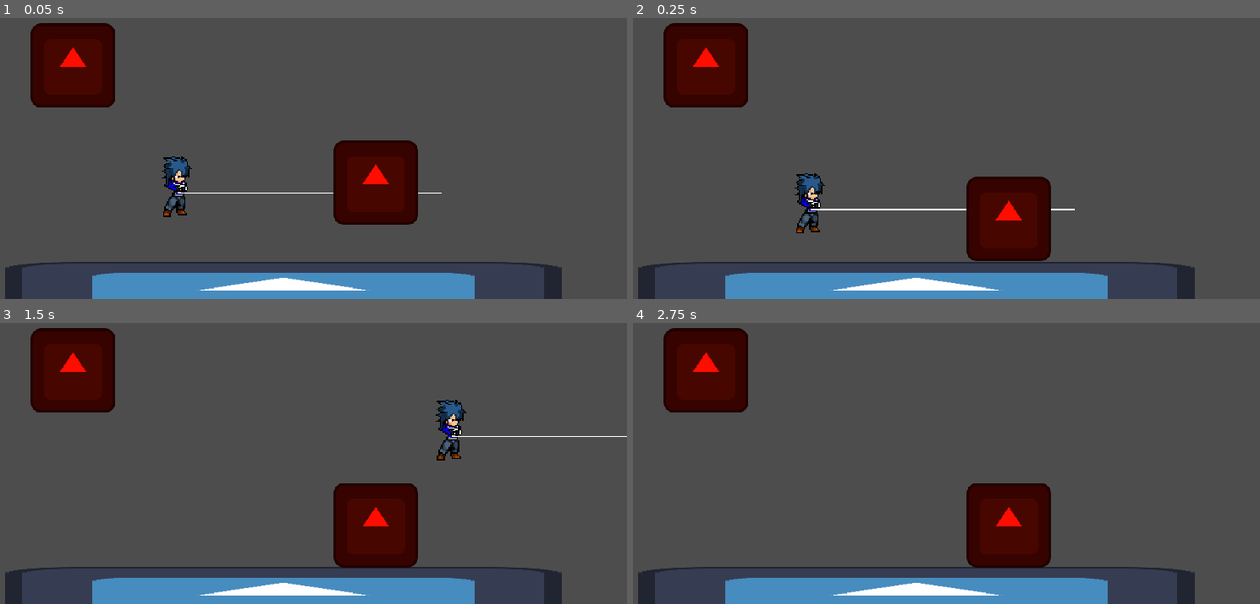
Above: before the commit, frames 1-4 (two rows, left to right).
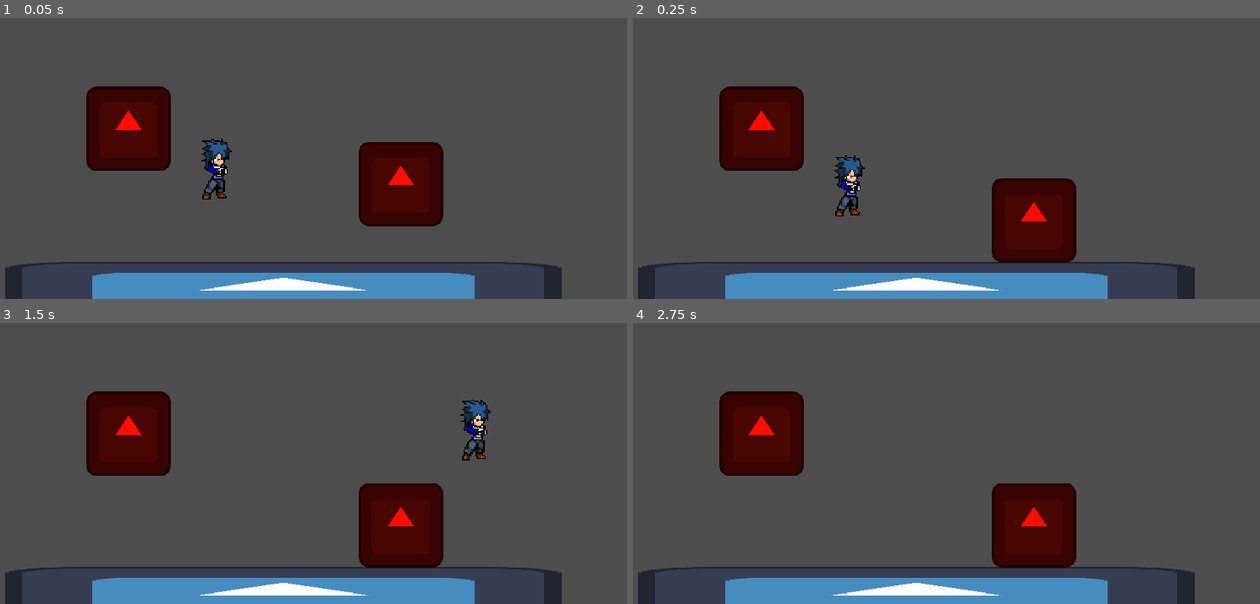
Above: after the commit, the same moments.

Repository: ChunchoMetalero/CC5408-Taller-de-Diseno-y-Desarrollo-de-Videojuegos
Game: Godot game, scene res://main.tscn
Same seed, same stepped clock (60 frames per second), same inputs: the game is played once before the commit and once after it. The engine's default icon, where the game draws it, is replaced by a stand-in: a white triangle on a blue panel in a dark square.
Inputs:
- Up to frame 1 (0.05 s): no input
- Up to frame 2 (0.25 s): no input
- Up to frame 3 (1.5 s): hold Space (light) 0.53-1.28 s; hold D (right) from 0.53 s (still down); tap W (jump) at 0.77 s; tap Space (light) at 1.35 s
- Up to frame 4 (2.75 s): tap W (jump) at 1.52 s; release D (right) at 2.03 s; hold A (left) from 2.03 s (still down); hold Space (light) from 2.03 s (still down)

The runs differ from the first frame. In frame 1, 12% of the frame differs, in the area x 4-71%, y 1-75%; in frame 2, 12%, in the area x 4-71%, y 1-88%; in frame 3, 12%; in frame 4, 10%.

Commit message:
Avance raycast

Diff:
--- a/Player.gd
+++ b/Player.gd
@@ -36,7 +36,7 @@
 	#Pruebas del Raycast
 	var space_state = get_world_2d().direct_space_state
 	var x_rayo1 = global_position.x + (200*sign_Move_input)
-	var y_rayo1 = global_position.y
+	var y_rayo1 = global_position.y + 4
 	var query = PhysicsRayQueryParameters2D.create(global_position,Vector2(x_rayo1,y_rayo1))
 	query.exclude = [self]
 	var result = space_state.intersect_ray(query)
--- /dev/null
+++ b/Rayo.gd
@@ -0,0 +1,38 @@
+extends RayCast2D
+
+
+#var is_casting = false setget set_is_casting
+
+
+
+@onready var line_2d: Line2D = $Line2D
+
+
+func _ready():
+	set_physics_process(false)
+	line_2d.points[1] = Vector2.ZERO
+	pass
+
+func _unhandled_input(event: InputEvent) -> void:
+	if event is InputEventAction:
+		if event.action == "light" and event.pressed:
+			self.is_casting = event.pressed
+
+
+
+func _physics_process(delta: float) -> void:
+	var cast_point = target_position
+	force_raycast_update()
+
+	if is_colliding():
+		cast_point = to_local(get_collision_point())
+
+	line_2d.points[1] = cast_point
+
+
+#func set_is_casting(cast):
+#	is_casting = cast
+#	set_physics_process(is_casting)
+
+
+	pass
--- a/main.tscn
+++ b/main.tscn
@@ -1,8 +1,9 @@
-[gd_scene load_steps=17 format=3 uid="uid://dmtueo6xkvkuh"]
+[gd_scene load_steps=18 format=3 uid="uid://dmtueo6xkvkuh"]
 
 [ext_resource type="Script" path="res://Player.gd" id="1_qsbrd"]
 [ext_resource type="Texture2D" uid="uid://crvg6knbevvu0" path="res://sprites/Char_3.png" id="2_guqlu"]
 [ext_resource type="Texture2D" uid="uid://b3qlppn3kw1mc" path="res://icon.svg" id="2_lbia2"]
+[ext_resource type="Script" path="res://Rayo.gd" id="3_67rsg"]
 
 [sub_resource type="CapsuleShape2D" id="CapsuleShape2D_iao4s"]
 height = 48.0
@@ -87,7 +88,7 @@
 [node name="Main" type="Node2D"]
 
 [node name="Player" type="CharacterBody2D" parent="."]
-position = Vector2(172, 203)
+position = Vector2(202, 190)
 script = ExtResource("1_qsbrd")
 metadata/_edit_group_ = true
 
@@ -102,12 +103,15 @@
 [node name="Rayo" type="RayCast2D" parent="Player/Pivote"]
 position = Vector2(0, 4)
 target_position = Vector2(200, 0)
+script = ExtResource("3_67rsg")
+metadata/_edit_group_ = true
 
 [node name="Line2D" type="Line2D" parent="Player/Pivote/Rayo"]
-points = PackedVector2Array(0, 0, 0, 0, 87.7145, 0, 200, 0)
+points = PackedVector2Array(0, 0, 10, 0)
 width = 1.0
 
 [node name="CollisionShape2D" type="CollisionShape2D" parent="Player"]
+visible = false
 position = Vector2(-1, -2)
 shape = SubResource("CapsuleShape2D_iao4s")
 
@@ -134,7 +138,7 @@
 shape = SubResource("RectangleShape2D_ct5aa")
 
 [node name="Cajita con gravedad" type="RigidBody2D" parent="."]
-position = Vector2(322, 199)
+position = Vector2(341, 200)
 metadata/_edit_group_ = true
 
 [node name="Sprite2D" type="Sprite2D" parent="Cajita con gravedad"]
@@ -148,17 +152,15 @@
 shape = SubResource("RectangleShape2D_1f2i0")
 
 [node name="Cajita estatica" type="StaticBody2D" parent="."]
-position = Vector2(322, 199)
+position = Vector2(135, 159)
 metadata/_edit_group_ = true
 
 [node name="Sprite2D" type="Sprite2D" parent="Cajita estatica"]
 modulate = Color(1, 0.0509804, 0, 1)
-position = Vector2(-229, -88)
 scale = Vector2(0.5, 0.5)
 texture = ExtResource("2_lbia2")
 
 [node name="CollisionShape2D" type="CollisionShape2D" parent="Cajita estatica"]
 visible = false
-position = Vector2(-229, -88)
 scale = Vector2(3.2, 3.2)
 shape = SubResource("RectangleShape2D_1f2i0")
